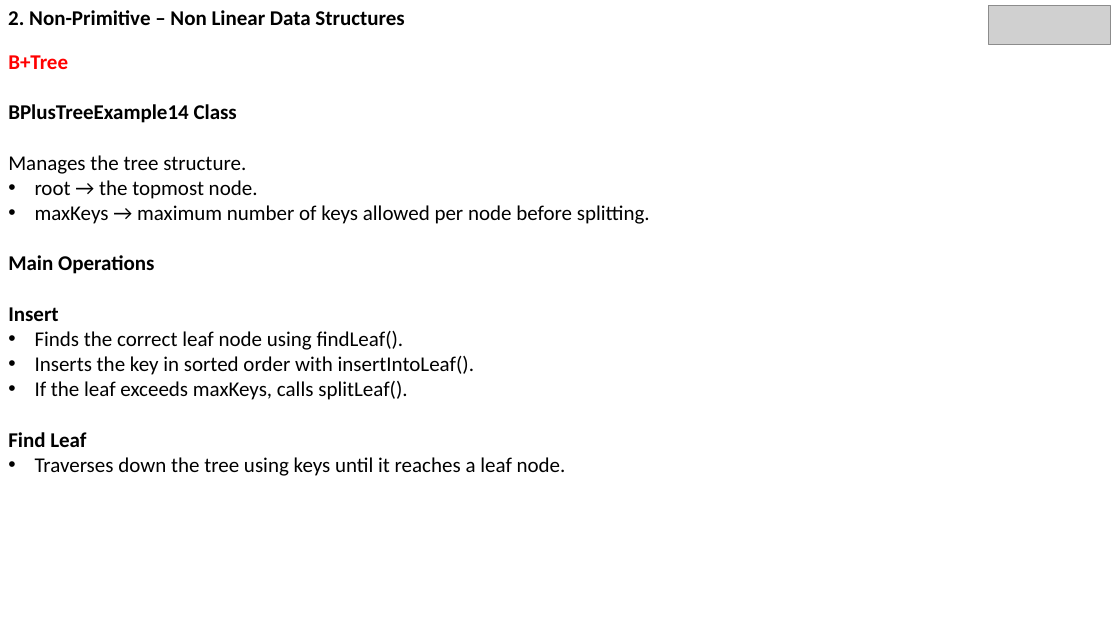
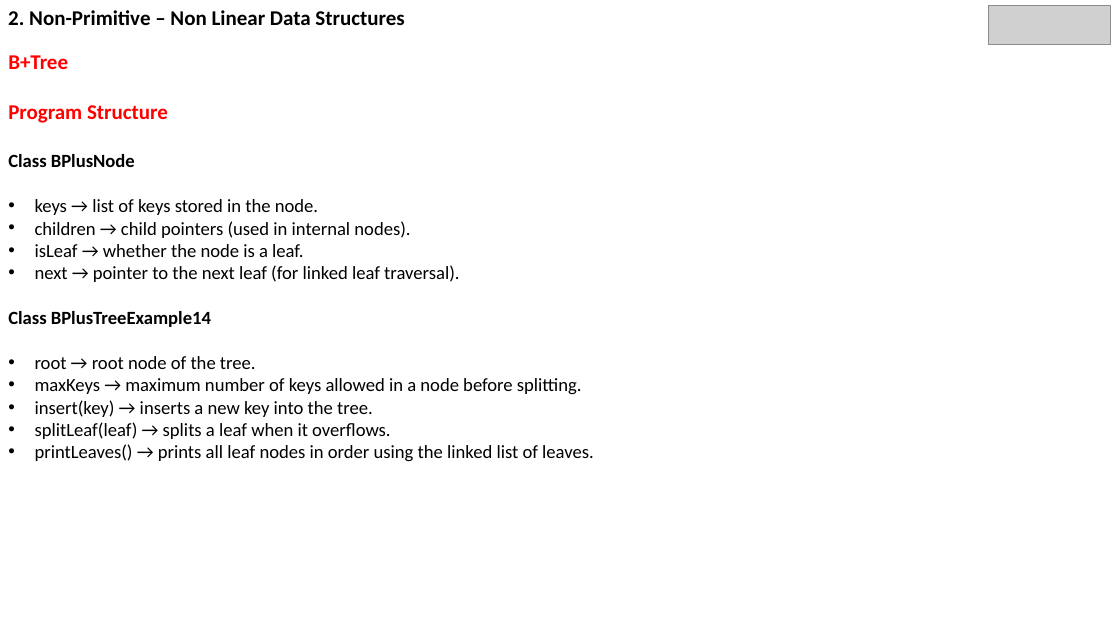
Before and after one commit to SMattaparthi-rgare/Non-Linear-Data-Structures-PPT, a slide deck: slide 23 of DataStructures3.pptx (slide 30 before the commit). Drawn at 1120x630 pixels with LibreOffice and Linux fonts; fonts in the diff are those of the drawing; grey boxes stand for pictures. Boxes give left, top, right and bottom in pixels: in the first picture for what was removed or moved away, otherwise in the second. Text is boxed around its words. In the diff, an @@ line names an element or a change of style, - is before the commit and + after.

```diff
--- a/DataStructures3.pptx
+++ b/DataStructures3.pptx
@@ text at (8, 105, 594, 462): text changed; size 18 to 16 pt @@
-BPlusTreeExample14 Class
-Manages the tree structure.
-• root → the topmost node.
-• maxKeys → maximum number of keys allowed per node before splitting.
-Main Operations
-Insert
-• Finds the correct leaf node using findLeaf().
-• Inserts the key in sorted order with insertIntoLeaf().
-• If the leaf exceeds maxKeys, calls splitLeaf().
-Find Leaf
-• Traverses down the tree using keys until it reaches a leaf node.
+Program Structure
+Class BPlusNode
+• keys → list of keys stored in the node.
+• children → child pointers (used in internal nodes).
+• isLeaf → whether the node is a leaf.
+• next → pointer to the next leaf (for linked leaf traversal).
+Class BPlusTreeExample14
+• root → root node of the tree.
+• maxKeys → maximum number of keys allowed in a node before splitting.
+• insert(key) → inserts a new key into the tree.
+• splitLeaf(leaf) → splits a leaf when it overflows.
+• printLeaves() → prints all leaf nodes in order using the linked list of leaves.
```
Also in this commit, not shown: 37 other slides changed, 7 slides added, 25 slides removed.
